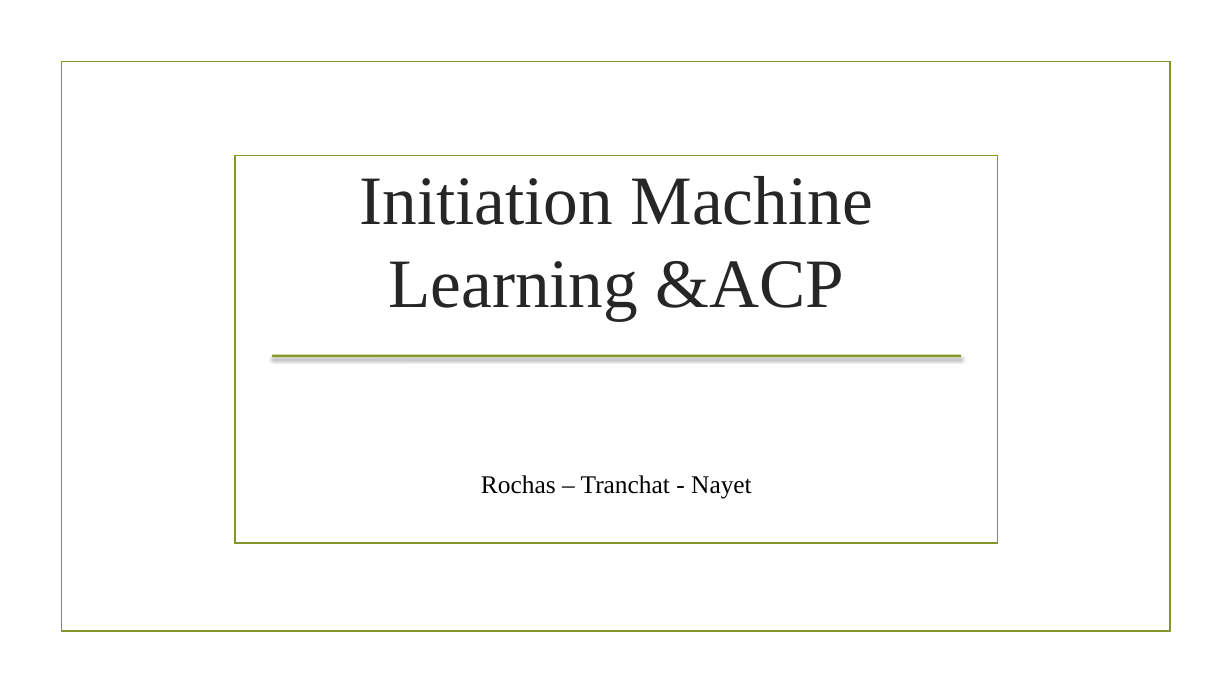
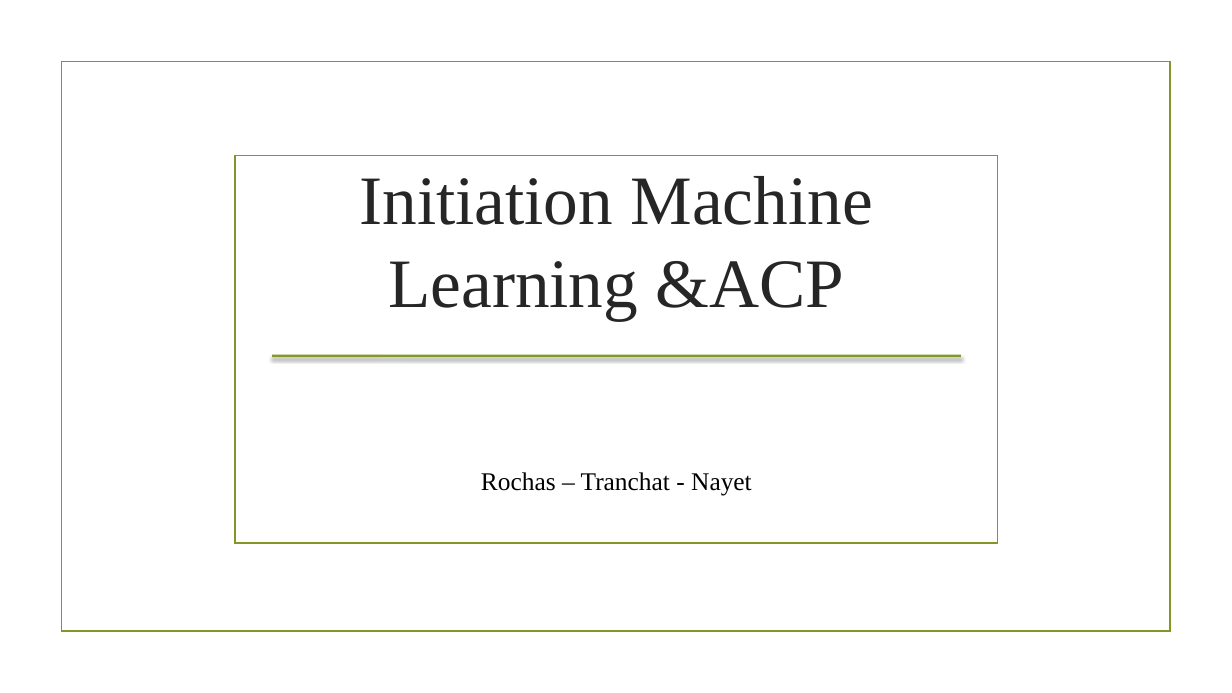
Before and after one commit to jtranchat/ML_HUB_HOUSE, a slide deck: slide 1 of ml/Initiation Machine Learning &ACP.pptx. Drawn at 1232x693 pixels with LibreOffice and Linux fonts; fonts in the diff are those of the drawing; background and template pictures are left out. Boxes give left, top, right and bottom in pixels: in the first picture for what was removed or moved away, otherwise in the second. Text is boxed around its words. In the diff, an @@ line names an element or a change of style, - is before the commit and + after.

```diff
--- a/ml/Initiation Machine Learning &ACP.pptx
+++ b/ml/Initiation Machine Learning &ACP.pptx
@@ text "Rochas – Tranchat - Nayet" at bbox=[481, 472, 752, 495]: line spacing 1 to 0.9 @@
```
Also in this commit, not shown: 1 other slide changed.
